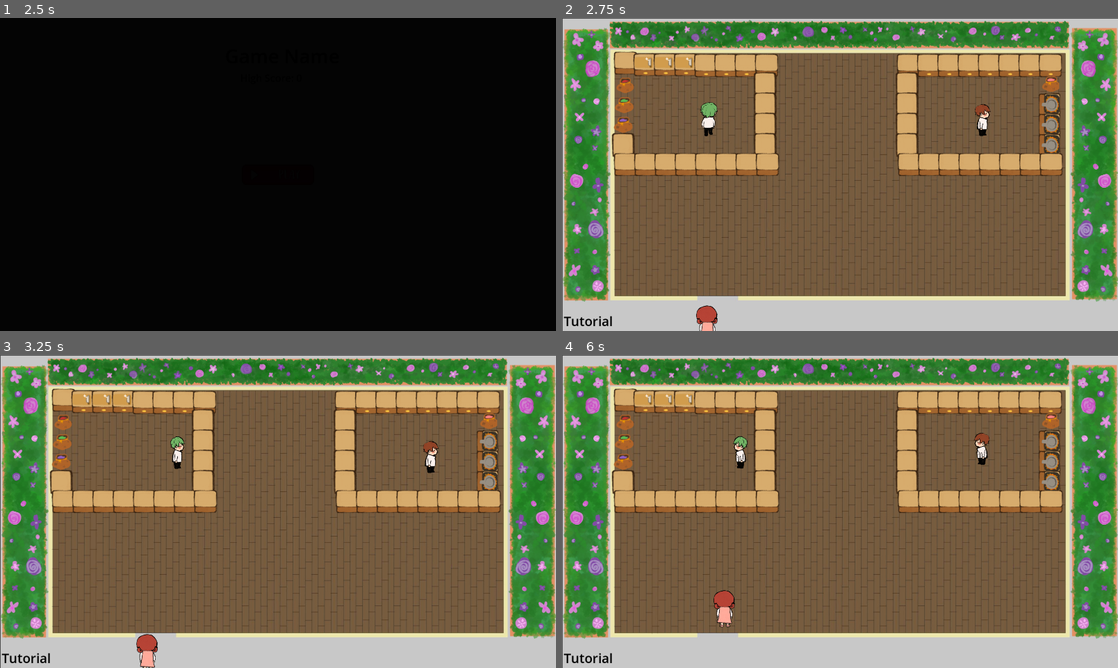
Above: before the commit, frames 1-4 (two rows, left to right).
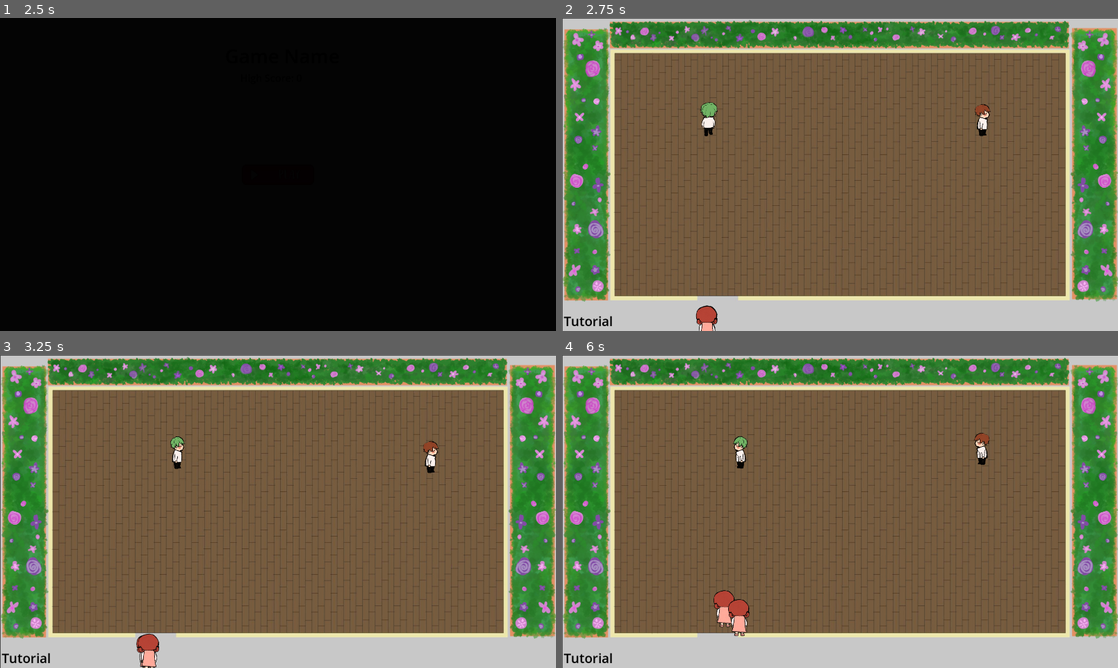
Above: after the commit, the same moments.

Repository: k1404635/Summer-Game-2024
Game: Godot game, scene res://Scenes/main_menu.tscn
Same seed, same stepped clock (60 frames per second), same inputs: the game is played once before the commit and once after it.
Inputs (mouse positions are in pixels of both pictures, inside the frame that each line leads up to):
- Up to frame 1 (2.5 s): click (278, 174) at 0.5 s; click (278, 174) at 1.25 s; tap Enter at 2 s; hold D (MoveRight) from 2.03 s (still down); hold E (Switch Characters) from 2.03 s (still down); tap W (MoveUp) at 2.27 s
- Up to frame 2 (2.75 s): keep holding D (MoveRight); keep holding E (Switch Characters)
- Up to frame 3 (3.25 s): keep holding D (MoveRight); release E (Switch Characters) at 2.78 s; tap E (Switch Characters) at 2.85 s; tap W (MoveUp) at 3.02 s
- Up to frame 4 (6 s): release D (MoveRight) at 3.53 s; hold A (MoveLeft) 3.53-4.28 s; hold E (Switch Characters) 3.53-4.28 s; hold D (MoveRight) 4.28-5.78 s; tap E (Switch Characters) at 4.35, 5.85 s; tap W (MoveUp) at 4.52, 5.27 s; hold E (Switch Characters) 5.03-5.78 s; hold A (MoveLeft) from 5.78 s (still down)

Frame 1 is identical in both runs. In frame 2, 11% of the frame differs, in the area x 8-91%, y 10-100%; in frame 3, 11%; in frame 4, 12%, in the area x 8-91%, y 10-90%.

Commit message:
npc 1 going into 2
made the second path for npc 1

Diff:
--- a/Scenes/main.tscn
+++ b/Scenes/main.tscn
@@ -1,10 +1,11 @@
-[gd_scene load_steps=23 format=3 uid="uid://big526h2iki81"]
-
-[ext_resource type="PackedScene" uid="uid://b80oxjmy8lgn6" path="res://Scenes/meat_player.tscn" id="1_m5qir"]
-[ext_resource type="PackedScene" uid="uid://duq70a0h3k6jg" path="res://veg_player.tscn" id="2_efkfk"]
+[gd_scene load_steps=24 format=3 uid="uid://big526h2iki81"]
+
+[ext_resource type="PackedScene" path="res://Scenes/meat_player.tscn" id="1_m5qir"]
+[ext_resource type="PackedScene" uid="uid://blwkdu2tif2lp" path="res://veg_player.tscn" id="2_efkfk"]
 [ext_resource type="Script" path="res://Scripts/PowerUpTimer.gd" id="4_a5wk3"]
 [ext_resource type="Script" path="res://Scripts/PowerUpMenu.gd" id="6_664k3"]
 [ext_resource type="PackedScene" uid="uid://cjum8kqqtym2i" path="res://Scenes/npc1_going_in_path_1.tscn" id="9_j8dnx"]
+[ext_resource type="PackedScene" uid="uid://im18q5jb77vl" path="res://Scenes/npc_1_going_in_2.tscn" id="10_dg3bm"]
 [ext_resource type="AudioStream" uid="uid://5jtbe4ww7vdf" path="res://Audio/Gameplay Track.mp3" id="17_2cbpq"]
 [ext_resource type="PackedScene" uid="uid://rub2cbpyxjqa" path="res://Scenes/GUI.tscn" id="18_46r3v"]
 [ext_resource type="Texture2D" uid="uid://d4m5625jiuboh" path="res://background.png" id="28_5i8s2"]
@@ -390,8 +391,10 @@
 
 [node name="TileMap" type="TileMap" parent="."]
 position = Vector2(950, 475)
-tile_set = SubResource("TileSet_uhoth")
+tile_set = SubResource("TileSet_p0051")
 format = 2
 layer_0/tile_data = PackedInt32Array(-262154, 6094851, 8, -262153, 6094851, 8, -262151, 4063235, 9, -262150, 4063235, 9 …(875 unchanged characters)…
 
-[node name="Path2D" parent="." instance=ExtResource("9_j8dnx")]
+[node name="NPC1_going_in_1" parent="." instance=ExtResource("9_j8dnx")]
+
+[node name="NPC1_going_in_2" parent="." instance=ExtResource("10_dg3bm")]
--- a/Scenes/npc1_going_in_path_1.tscn
+++ b/Scenes/npc1_going_in_path_1.tscn
@@ -69,7 +69,7 @@
 "speed": 5.0
 }]
 
-[node name="Path2D" type="Path2D"]
+[node name="NPC1_going_in_1" type="Path2D"]
 curve = SubResource("Curve2D_b4jal")
 
 [node name="PathFollow2D" type="PathFollow2D" parent="."]
--- /dev/null
+++ b/Scenes/npc_1_going_in_2.tscn
@@ -0,0 +1,99 @@
+[gd_scene load_steps=13 format=3 uid="uid://im18q5jb77vl"]
+
+[ext_resource type="Script" path="res://Scripts/npc1_going_in_path.gd" id="1_8hvgl"]
+[ext_resource type="Texture2D" uid="uid://dc85n1nuwcn01" path="res://Icons/NPCs/NPC1Back1.png" id="2_ny0n0"]
+[ext_resource type="Texture2D" uid="uid://dasawd3qee1hj" path="res://Icons/NPCs/NPC1Back3.png" id="3_u5v3b"]
+[ext_resource type="Texture2D" uid="uid://2fgbulaeemdb" path="res://Icons/NPCs/NPC1Back2.png" id="4_j1gq7"]
+[ext_resource type="Texture2D" uid="uid://v21joxokljv6" path="res://Icons/NPCs/NPC1Back.png" id="5_vmq0m"]
+[ext_resource type="Texture2D" uid="uid://1ul6sn0o6res" path="res://Icons/NPCs/NPC1Front3.png" id="6_6q23r"]
+[ext_resource type="Texture2D" uid="uid://d3bh7hmat3pod" path="res://Icons/NPCs/NPC1Front2.png" id="7_2tpt1"]
+[ext_resource type="Texture2D" uid="uid://c2kemk4o5gnpc" path="res://Icons/NPCs/NPC1Front1.png" id="8_sxvca"]
+[ext_resource type="Texture2D" uid="uid://5bfa2gdo7vx6" path="res://Icons/NPCs/NPC1Front.png" id="9_j2if1"]
+[ext_resource type="Texture2D" uid="uid://d4m5625jiuboh" path="res://background.png" id="10_15or1"]
+
+[sub_resource type="Curve2D" id="Curve2D_6ktnq"]
+_data = {
+"points": PackedVector2Array(0, 0, 0, 0, 493, 1074, 0, 0, 0, 0, 556, 944, 0, 0, 0, 0, 718, 854, 0, 0, 0, 0, 870, 824, 0, 0, 0, 0, 994, 791, 0, 0, 0, 0, 1104, 760, 0, 0, 0, 0, 1213, 724, 0, 0, 0, 0, 1292, 643, 0, 0, 0, 0, 1334, 565)
+}
+point_count = 9
+
+[sub_resource type="SpriteFrames" id="SpriteFrames_v4vqj"]
+animations = [{
+"frames": [{
+"duration": 1.0,
+"texture": ExtResource("2_ny0n0")
+}, {
+"duration": 1.0,
+"texture": ExtResource("3_u5v3b")
+}, {
+"duration": 1.0,
+"texture": ExtResource("4_j1gq7")
+}, {
+"duration": 1.0,
+"texture": ExtResource("3_u5v3b")
+}],
+"loop": true,
+"name": &"NPC1Back",
+"speed": 5.0
+}, {
+"frames": [{
+"duration": 1.0,
+"texture": ExtResource("5_vmq0m")
+}],
+"loop": true,
+"name": &"NPC1BackStill",
+"speed": 5.0
+}, {
+"frames": [{
+"duration": 1.0,
+"texture": ExtResource("6_6q23r")
+}, {
+"duration": 1.0,
+"texture": ExtResource("7_2tpt1")
+}, {
+"duration": 1.0,
+"texture": ExtResource("8_sxvca")
+}, {
+"duration": 1.0,
+"texture": ExtResource("7_2tpt1")
+}],
+"loop": true,
+"name": &"NPC1Front",
+"speed": 5.0
+}, {
+"frames": [{
+"duration": 1.0,
+"texture": ExtResource("9_j2if1")
+}],
+"loop": true,
+"name": &"NPC1FrontStill",
+"speed": 5.0
+}]
+
+[node name="NPC1_going_in_2" type="Path2D"]
+curve = SubResource("Curve2D_6ktnq")
+
+[node name="PathFollow2D" type="PathFollow2D" parent="."]
+position = Vector2(493, 1074)
+rotates = false
+cubic_interp = false
+loop = false
+script = ExtResource("1_8hvgl")
+
+[node name="AnimatedSprite2D" type="AnimatedSprite2D" parent="PathFollow2D"]
+z_index = 2
+scale = Vector2(0.095, 0.095)
+sprite_frames = SubResource("SpriteFrames_v4vqj")
+animation = &"NPC1Back"
+
+[node name="Background" type="TextureRect" parent="."]
+anchors_preset = 15
+anchor_right = 1.0
+anchor_bottom = 1.0
+offset_left = 2.0
+offset_top = 2.0
+offset_right = 1922.0
+offset_bottom = 1082.0
+grow_horizontal = 2
+grow_vertical = 2
+texture = ExtResource("10_15or1")
Not shown: 1 places in Scenes/main.tscn that only renumber resources
Not shown: 1 places in Scenes/npc1_going_in_path_1.tscn that only renumber resources
